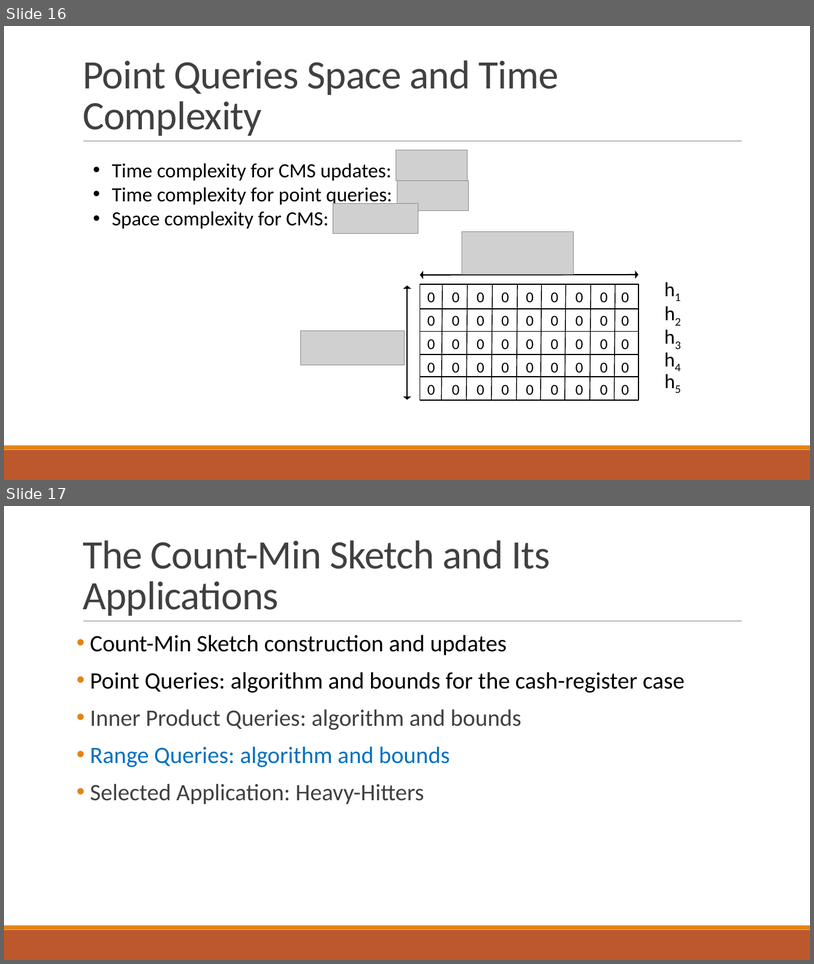
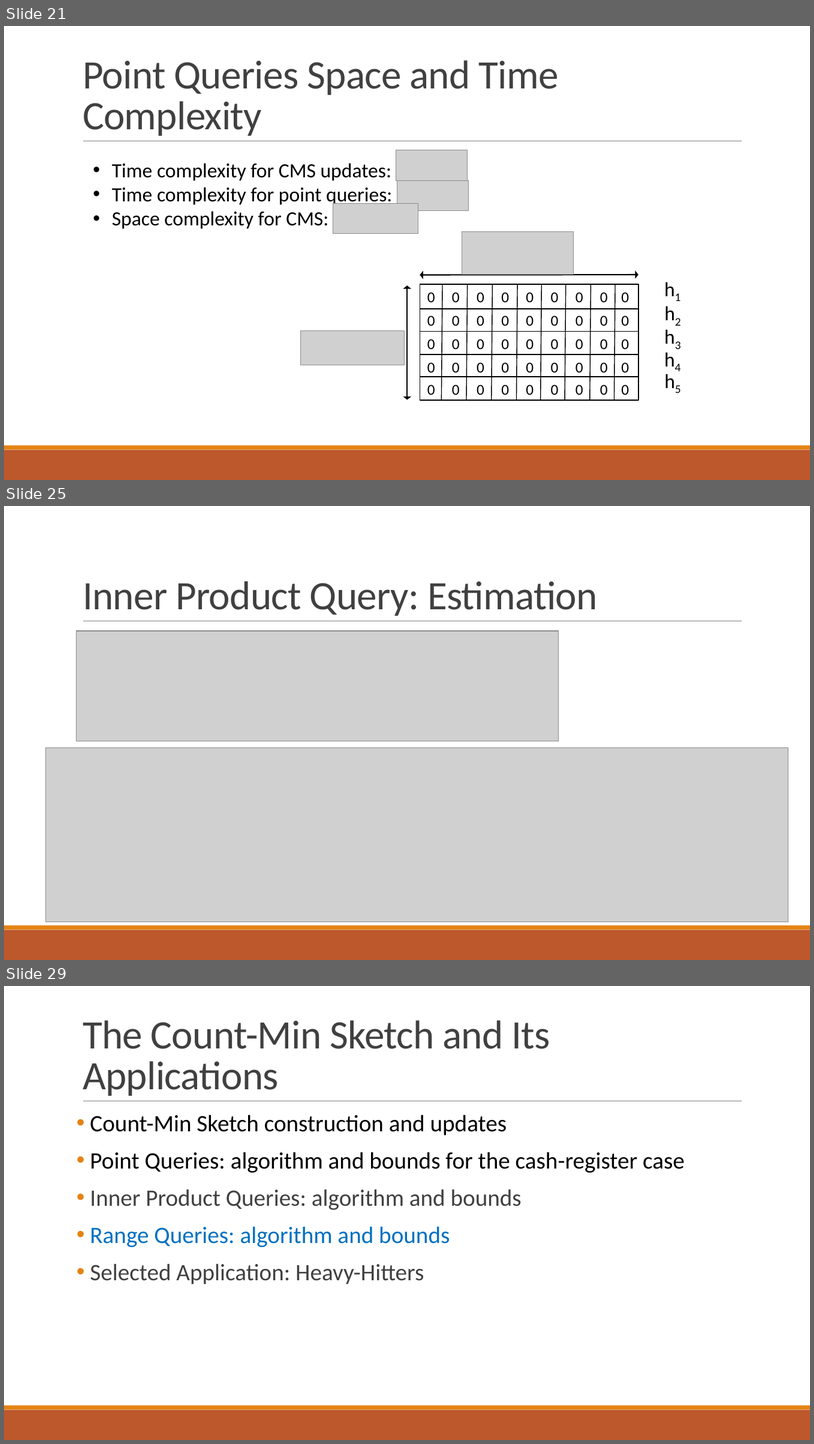
Before and after one commit to ewagner46/count_min_sketch_technical_summary, a slide deck: count_min_sketch_talk_EW.pptx. Shown one above the other, each under a label of ours: slides 16 and 17 before the commit, slides 21, 25 and 29 after it; the slides between them are not shown. The pictures are 814x964 and 814x1444 pixels, drawn with LibreOffice and Linux fonts; fonts in the diff are those of the drawing; grey boxes stand for pictures. Boxes give left, top, right and bottom in pixels: in the first picture for what was removed or moved away, otherwise in the second. Text is boxed around its words. In the diff, an @@ line names an element or a change of style, - is before the commit and + after.

```diff
--- a/count_min_sketch_talk_EW.pptx
+++ b/count_min_sketch_talk_EW.pptx
@@ slide 25 added at [4, 506, 810, 960], background #FFFFFF; not listed: 3 template elements that a slide beside it also shows @@
@@ title added at [83, 581, 598, 616], 48 pt, text #404040 @@
+Inner Product Query: Estimation
@@ picture added at [77, 631, 559, 741] @@
@@ picture added at [46, 748, 789, 922] @@
@@ what was slide 16 is now slide 21 @@
@@ what was slide 17 is now slide 29 @@
```
Also in this commit, not shown: 11 other slides added.
